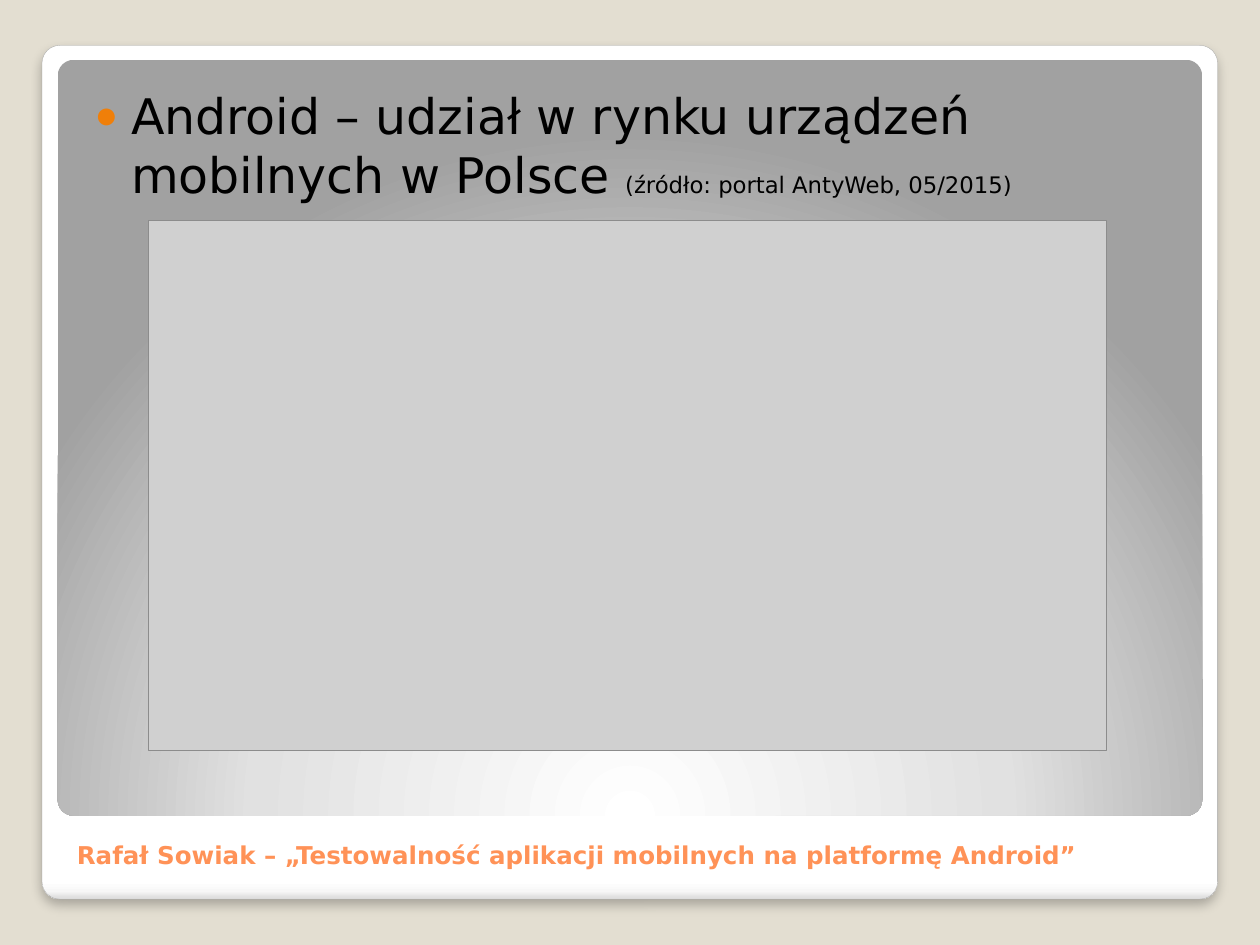
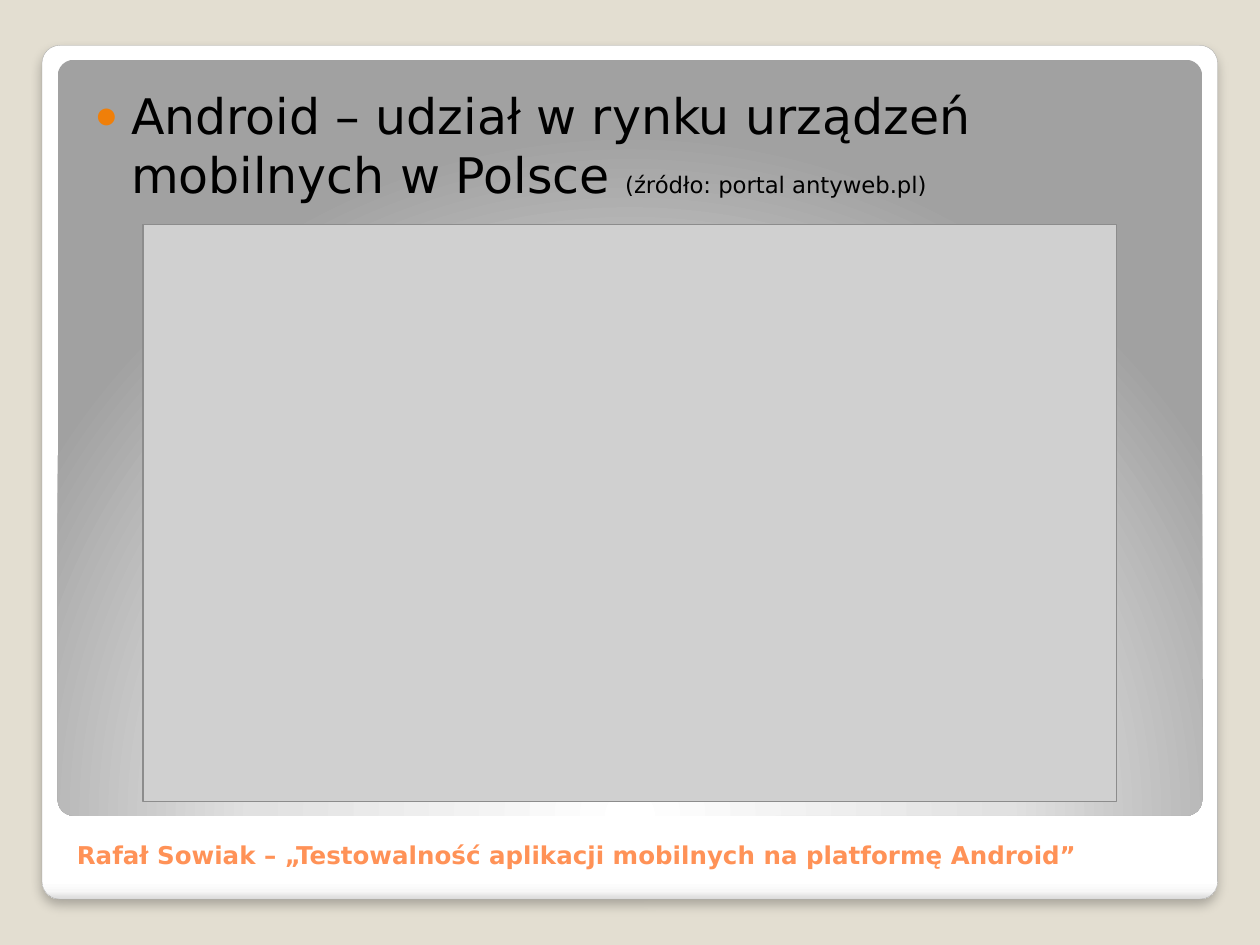
Before and after one commit to adventurewrites/mgr_info, a slide deck: slide 4 of praca_dyplomowa.pptx (slide 3 before the commit). Drawn at 1260x945 pixels with LibreOffice and Linux fonts; fonts in the diff are those of the drawing; grey boxes stand for pictures. Boxes give left, top, right and bottom in pixels: in the first picture for what was removed or moved away, otherwise in the second. Text is boxed around its words. In the diff, an @@ line names an element or a change of style, - is before the commit and + after.

```diff
--- a/praca_dyplomowa.pptx
+++ b/praca_dyplomowa.pptx
@@ text at [131,94,970,203]: text changed @@
-● Android – udział w rynku urządzeń mobilnych w Polsce (źródło: portal AntyWeb, 05/2015)
+● Android – udział w rynku urządzeń mobilnych w Polsce (źródło: portal antyweb.pl)
@@ picture: place and size @@
-picture at [149,220,1106,751]
+picture at [144,224,1118,801]
```
Also in this commit, not shown: 10 other slides changed, 4 slides added, 6 slides removed, 5 other files.
